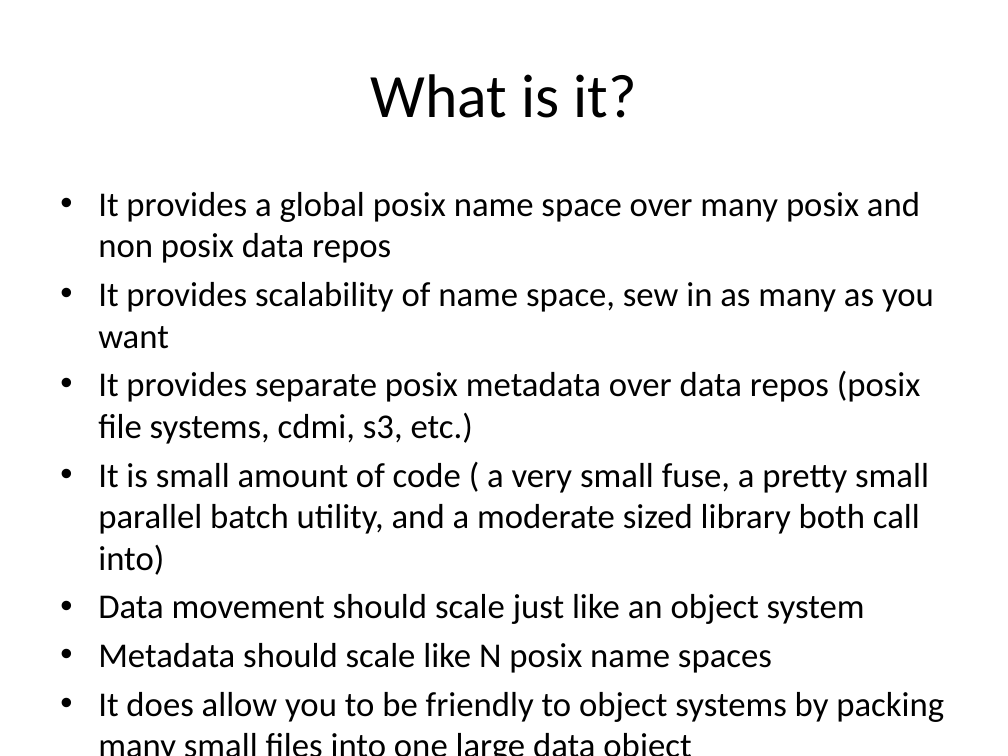
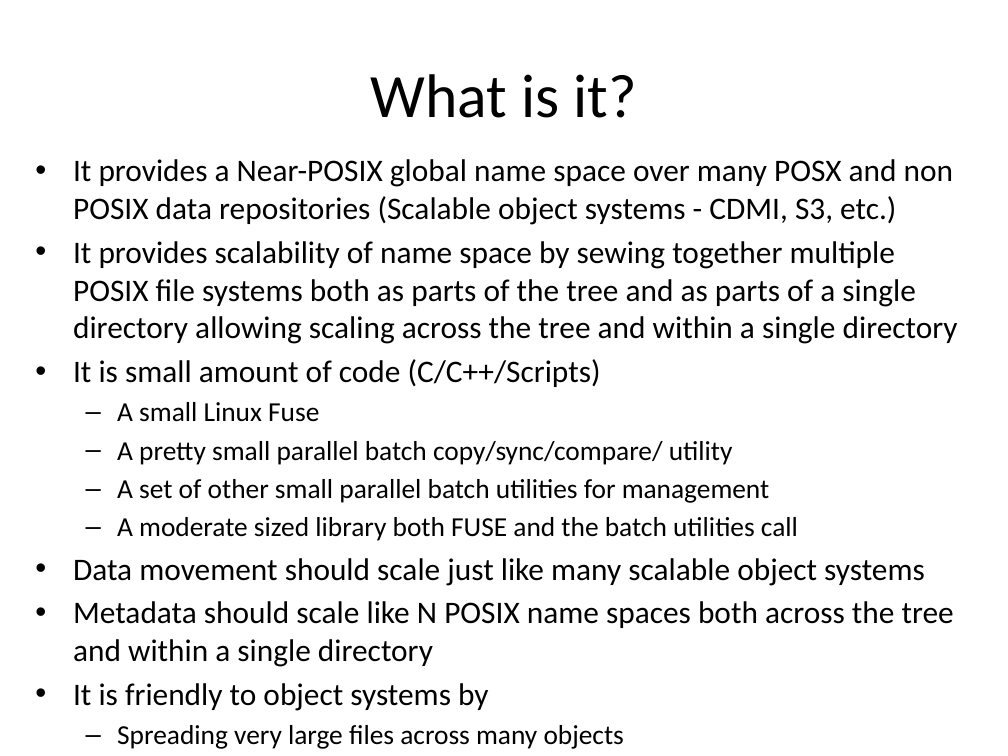
Before and after one commit to mar-file-system/marfs, a slide deck: slide 2 of Documentation/MarFS.pptx. Drawn at 1008x756 pixels with LibreOffice and Linux fonts; fonts in the diff are those of the drawing. Boxes give left, top, right and bottom in pixels: in the first picture for what was removed or moved away, otherwise in the second. Text is boxed around its words. In the diff, an @@ line names an element or a change of style, - is before the commit and + after.

```diff
--- a/Documentation/MarFS.pptx
+++ b/Documentation/MarFS.pptx
@@ text at (73, 159, 958, 711): text changed; size 24.8 to 22.4 pt @@
-• It provides a global posix name space over many posix and non posix data repos
-• It provides scalability of name space, sew in as many as you want
-• It provides separate posix metadata over data repos (posix file systems, cdmi, s3, etc.)
-• It is small amount of code ( a very small fuse, a pretty small parallel batch utility, and a moderate sized library both call into)
-• Data movement should scale just like an object system
-• Metadata should scale like N posix name spaces
-• It does allow you to be friendly to object systems by packing many small files into one large data object
+• It provides a Near-POSIX global name space over many POSX and non POSIX data repositories (Scalable object systems - CDMI, S3, etc.)
+• It provides scalability of name space by sewing together multiple POSIX file systems both as parts of the tree and as parts of a single directory allowing scaling across the tree and within a single directory
+• It is small amount of code (C/C++/Scripts)
+  – A small Linux Fuse
+  – A pretty small parallel batch copy/sync/compare/ utility
+  – A set of other small parallel batch utilities for management
+  – A moderate sized library both FUSE and the batch utilities call
+• Data movement should scale just like many scalable object systems
+• Metadata should scale like N POSIX name spaces both across the tree and within a single directory
+• It is friendly to object systems by
+  – Spreading very large files across many objects
+  – Packing many small files into one large data object
```
Also in this commit, not shown: 12 other slides changed, 8 slides added, 2 slides removed, 2 other files.
